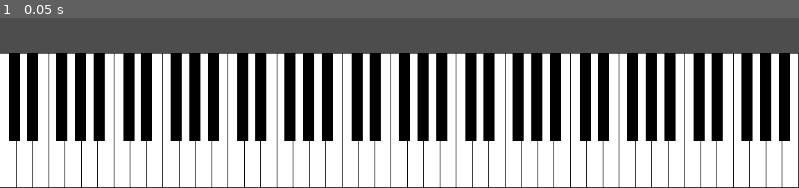
Above: before the commit, frame 1.
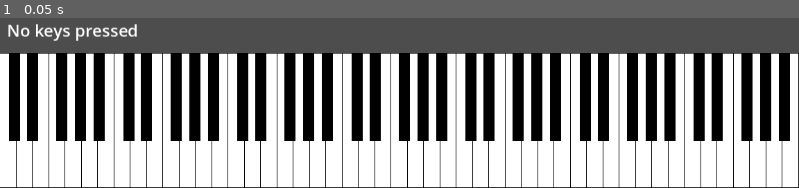
Above: after the commit, the same moment.

Repository: PianoFitness/piano-fitness-app
Game: Godot game, scene res://scenes/piano.tscn
Same seed, same stepped clock (60 frames per second), same inputs: the game is played once before the commit and once after it. The project has no main scene, so this scene is started directly.
Inputs:
- Up to frame 1 (0.05 s): no input

The runs differ from the first frame. In frame 1, 0.6% of the frame differs, in the area x 1-18%, y 3-14%.

Commit message:
Add text note display

Diff:
--- /dev/null
+++ b/app/scenes/note_display.gd
@@ -0,0 +1,54 @@
+extends RichTextLabel
+
+const NOTE_NAMES = ["C", "C#", "D", "D#", "E", "F", "F#", "G", "G#", "A", "A#", "B"]
+
+# We'll store both the display name and the MIDI note number for proper sorting
+class NoteInfo:
+	var display_name: String
+	var midi_note: int
+
+	func _init(name: String, note: int):
+		display_name = name
+		midi_note = note
+
+var active_notes: Array[NoteInfo] = []
+
+func _ready():
+	bbcode_enabled = true
+	fit_content = true
+	autowrap_mode = TextServer.AUTOWRAP_OFF
+	add_theme_font_size_override("normal_font_size", 24)
+	text = "No keys pressed"
+
+func get_note_name(midi_note: int) -> String:
+	var octave = (midi_note - 12) / 12
+	var note = (midi_note - 12) % 12
+	var note_name = NOTE_NAMES[note]
+
+	# Add special formatting for accidentals (sharp notes)
+	if "#" in note_name:
+		return "[color=cyan]%s[/color]%s" % [note_name, str(octave)]
+	return note_name + str(octave)
+
+func update_note_state(note: int, is_active: bool) -> void:
+	var note_name = get_note_name(note)
+
+	if is_active:
+		# Check if note is already in the array
+		var existing = active_notes.filter(func(info): return info.midi_note == note)
+		if existing.is_empty():
+			# Add new note with both display name and MIDI number
+			active_notes.append(NoteInfo.new(note_name, note))
+	else:
+		# Remove note based on MIDI number
+		active_notes = active_notes.filter(func(info): return info.midi_note != note)
+
+	# Sort by MIDI note number (pitch order)
+	active_notes.sort_custom(func(a, b): return a.midi_note < b.midi_note)
+
+	if active_notes.is_empty():
+		text = "No keys pressed"
+	else:
+		# Create display text using sorted note names
+		var display_names = active_notes.map(func(info): return info.display_name)
+		text = "[b]Playing:[/b] " + " [color=gray]•[/color] ".join(display_names)
--- a/app/scenes/piano.gd
+++ b/app/scenes/piano.gd
@@ -32,6 +32,8 @@
 var black_keys = {}
 var active_notes = {}
 var viewport_size: Vector2
+
+@onready var note_display = $NoteDisplay
 
 func _ready():
 	viewport_size = get_viewport_rect().size
@@ -97,3 +99,6 @@
 	var key = white_keys.get(note) if note in white_keys else black_keys.get(note)
 	if key:
 		key.color = (ACTIVE_WHITE_KEY_COLOR if note in white_keys else ACTIVE_BLACK_KEY_COLOR) if is_active else (INACTIVE_WHITE_KEY_COLOR if note in white_keys else INACTIVE_BLACK_KEY_COLOR)
+
+		# Delegate note display update to NoteDisplay node
+		note_display.update_note_state(note, is_active)
--- a/app/scenes/piano.tscn
+++ b/app/scenes/piano.tscn
@@ -1,6 +1,13 @@
-[gd_scene load_steps=2 format=3 uid="uid://deocrbvduwvbf"]
+[gd_scene load_steps=3 format=3 uid="uid://deocrbvduwvbf"]
 
 [ext_resource type="Script" path="res://scenes/piano.gd" id="1_16djv"]
+[ext_resource type="Script" path="res://scenes/note_display.gd" id="2_4lvi2"]
 
 [node name="Piano" type="Node2D"]
 script = ExtResource("1_16djv")
+
+[node name="NoteDisplay" type="RichTextLabel" parent="."]
+offset_left = 10.0
+offset_top = -50.0
+offset_right = 400.0
+script = ExtResource("2_4lvi2")
